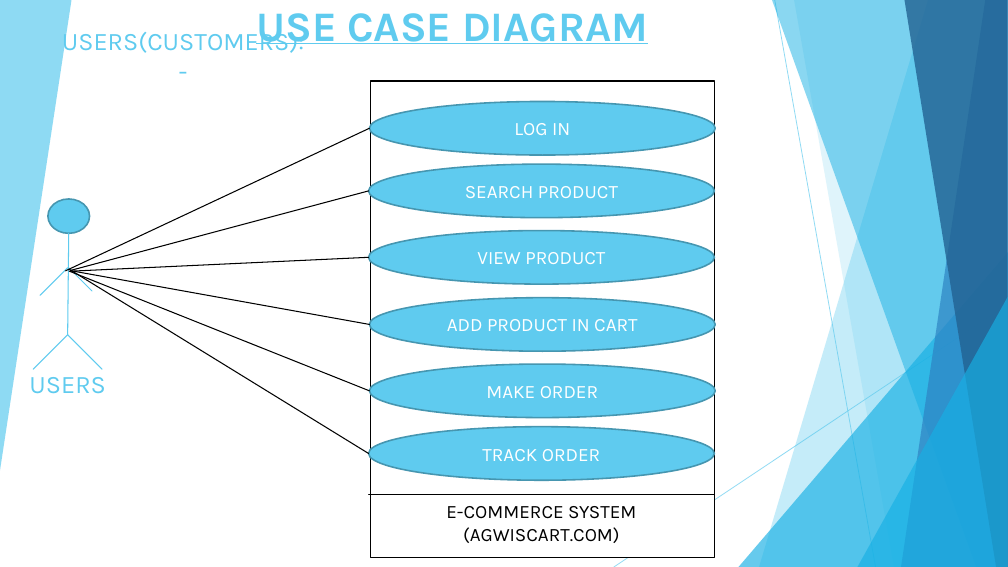
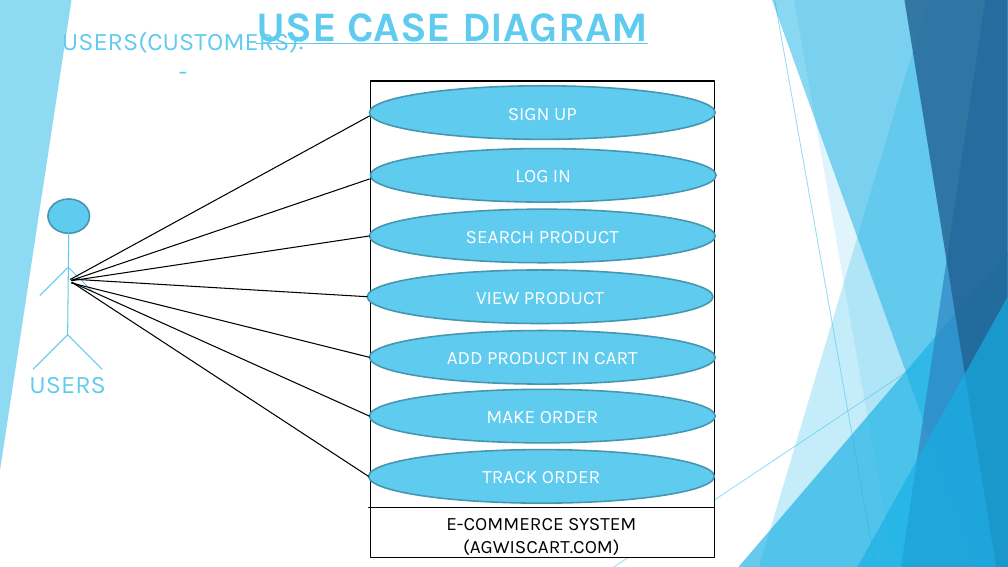
Before and after one commit to vivek-patel007/agwiscart-project, a slide deck: slide 20 of documents/project-agwiscart.pptx. Drawn at 1008x567 pixels with LibreOffice and Linux fonts; fonts in the diff are those of the drawing. Boxes give left, top, right and bottom in pixels: in the first picture for what was removed or moved away, otherwise in the second. Text is boxed around its words. In the diff, an @@ line names an element or a change of style, - is before the commit and + after.

```diff
--- a/documents/project-agwiscart.pptx
+++ b/documents/project-agwiscart.pptx
@@ ellipse added at (370,85,715,139), fill #5FCBEF, outline #4696B1 1.5 pt, 18 pt, text #FFFFFF @@
+SIGN UP
@@ line moved from (66, 271) - (370, 129) to (70, 280) - (374, 114) @@
@@ ellipse "LOG IN": place and size @@
-ellipse "LOG IN" at (370,101,715,155)
+ellipse "LOG IN" at (371,148,716,202)
@@ line moved from (70, 271) - (368, 191) to (71, 281) - (370, 179) @@
@@ ellipse "SEARCH PRODUCT": place and size @@
-ellipse "SEARCH PRODUCT" at (368,164,714,218)
+ellipse "SEARCH PRODUCT" at (370,209,715,263)
@@ line moved from (70, 271) - (368, 257) to (71, 281) - (370, 236) @@
@@ line moved from (69, 271) - (370, 391) to (71, 283) - (370, 358) @@
@@ line moved from (70, 271) - (370, 324) to (72, 279) - (368, 297) @@
@@ line moved from (70, 269) - (368, 454) to (72, 283) - (370, 416) @@
@@ line added from (72, 283) to (368, 476), #000000 1 pt @@
@@ ellipse "VIEW PRODUCT": place and size @@
-ellipse "VIEW PRODUCT" at (368,231,714,284)
+ellipse "VIEW PRODUCT" at (368,270,713,324)
@@ ellipse "ADD PRODUCT IN CART": place and size @@
-ellipse "ADD PRODUCT IN CART" at (370,298,715,352)
+ellipse "ADD PRODUCT IN CART" at (370,330,715,384)
@@ ellipse "MAKE ORDER": place and size @@
-ellipse "MAKE ORDER" at (370,364,715,418)
+ellipse "MAKE ORDER" at (370,389,715,443)
@@ ellipse "TRACK ORDER": place and size @@
-ellipse "TRACK ORDER" at (368,426,714,480)
+ellipse "TRACK ORDER" at (368,450,714,504)
@@ line moved from (368, 495) - (715, 495) to (368, 508) - (715, 508) @@
@@ text "E-COMMERCE SYSTEM": place and size @@
-text "E-COMMERCE SYSTEM" at (446,506,636,543)
+text "E-COMMERCE SYSTEM" at (446,518,636,558)
```
Also in this commit, not shown: 9 other slides changed, 43 other files.
